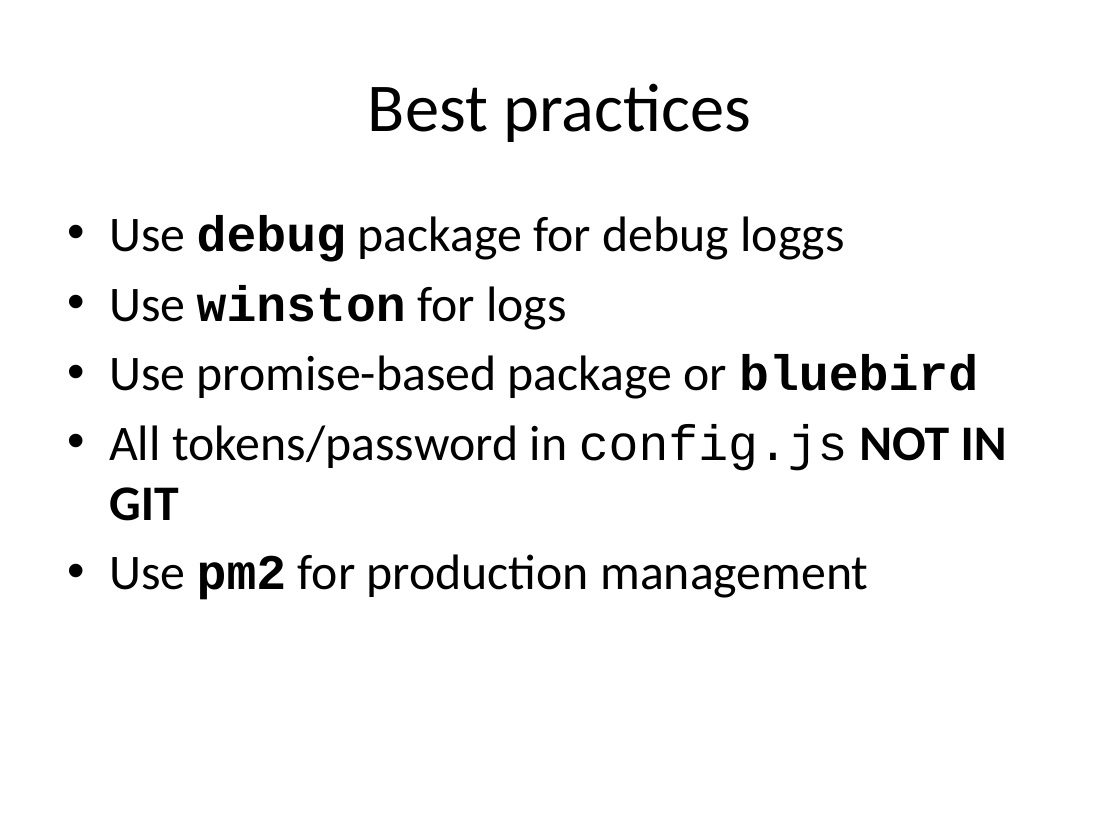
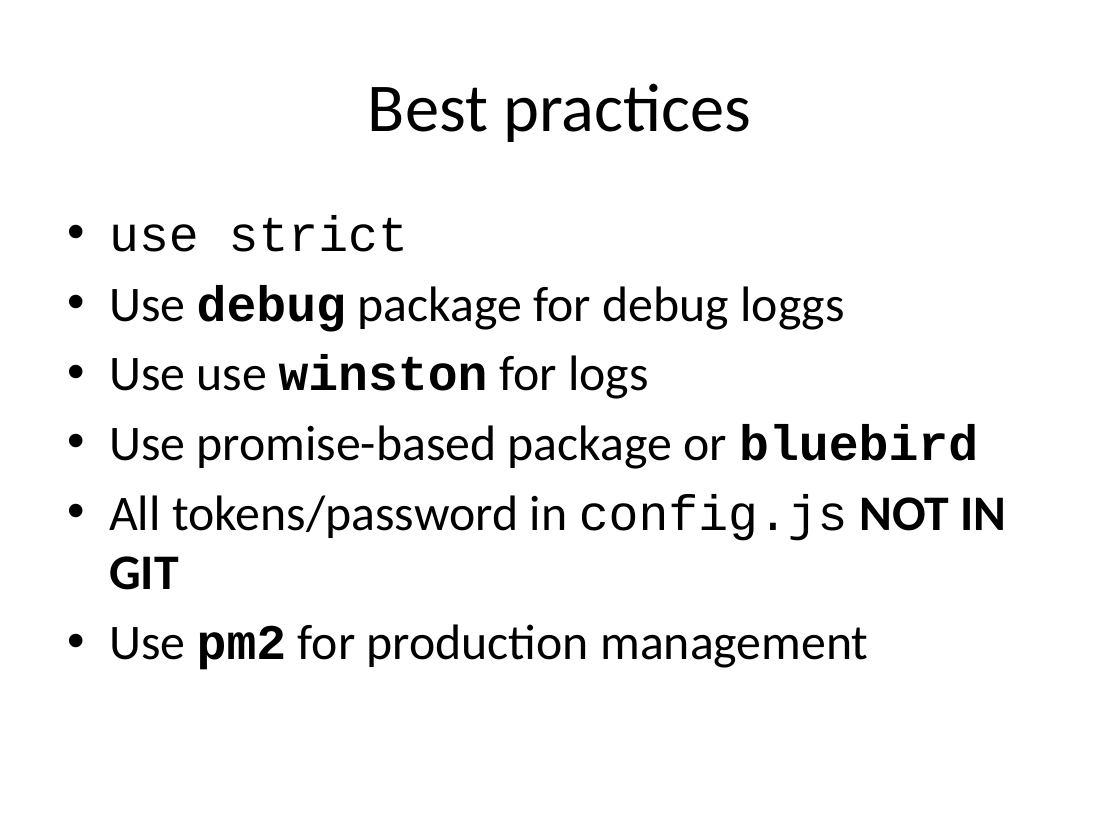
Before and after one commit to etnetera-activate/node-minicourse, a slide deck: slide 27 of node-uvod.pptx (slide 25 before the commit). Drawn at 1120x840 pixels with LibreOffice and Linux fonts; fonts in the diff are those of the drawing; background and template pictures are left out. Boxes give left, top, right and bottom in pixels: in the first picture for what was removed or moved away, otherwise in the second. Text is boxed around its words. In the diff, an @@ line names an element or a change of style, - is before the commit and + after.

```diff
--- a/node-uvod.pptx
+++ b/node-uvod.pptx
@@ text at <box>109,215,408,252</box>: paragraph added @@
+• use strict
@@ text at <box>109,354,648,399</box>: text changed @@
-• Use winston for logs
+• Use use winston for logs
```
Also in this commit, not shown: 7 other slides changed, 3 slides added, 1 slide removed, 7 other files.
